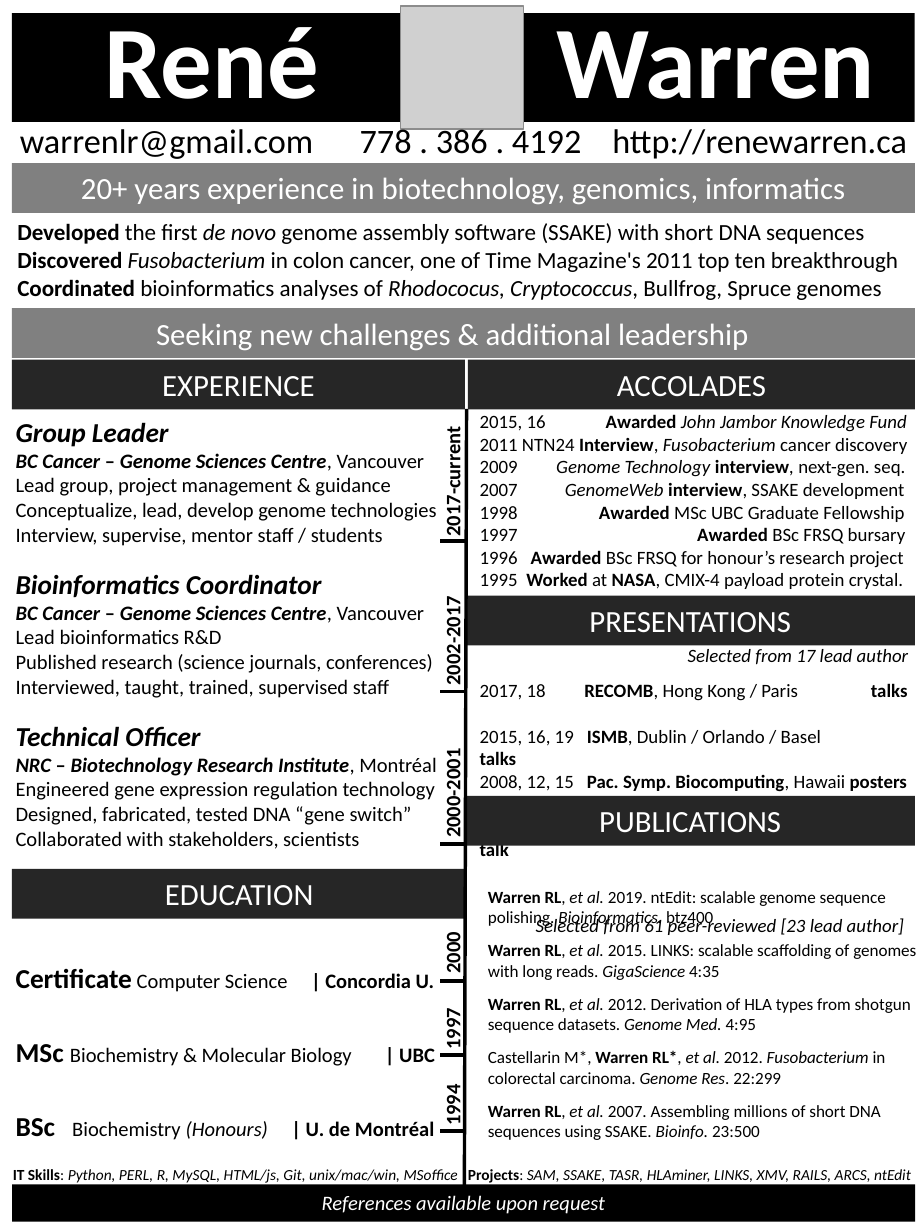
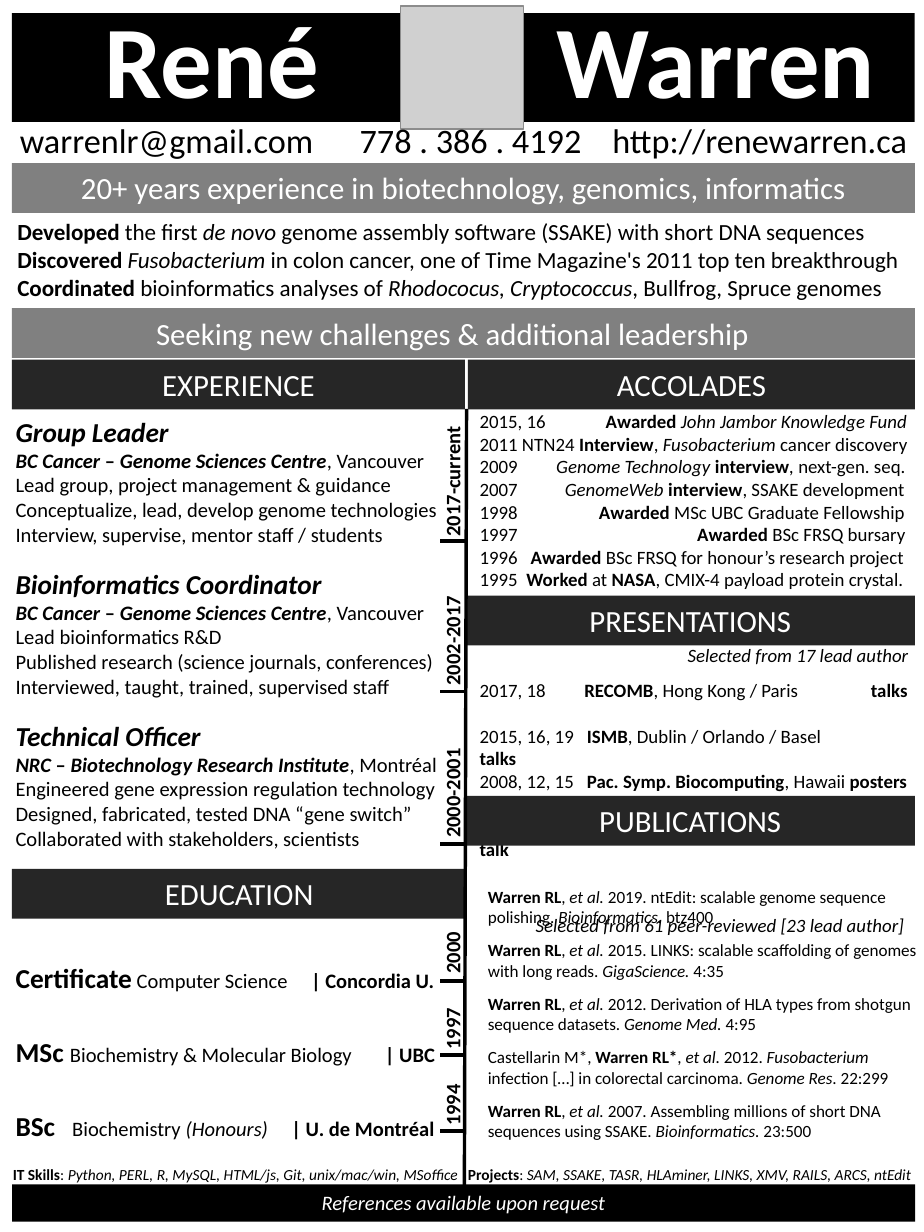
Before and after one commit to warrenlr/warrenlr.github.io, a slide deck: slide 1 of cv/CV_RWARREN_PPT2.pptx. Drawn at 924x1232 pixels with LibreOffice and Linux fonts; fonts in the diff are those of the drawing; grey boxes stand for pictures. Boxes give left, top, right and bottom in pixels: in the first picture for what was removed or moved away, otherwise in the second. Text is boxed around its words. In the diff, an @@ line names an element or a change of style, - is before the commit and + after.

```diff
--- a/cv/CV_RWARREN_PPT2.pptx
+++ b/cv/CV_RWARREN_PPT2.pptx
@@ text at [488,944,916,980]: text changed @@
-Warren RL, et al. 2015. LINKS: scalable scaffolding of genomes with long reads. GigaScience 4:35
+Warren RL, et al. 2015. LINKS: scalable scaffolding of genomes with long reads. GigaScience. 4:35
@@ text at [488,1051,889,1140]: text changed @@
-Castellarin M*, Warren RL*, et al. 2012. Fusobacterium in colorectal carcinoma. Genome Res. 22:299
-Warren RL, et al. 2007. Assembling millions of short DNA sequences using SSAKE. Bioinfo. 23:500
+Castellarin M*, Warren RL*, et al. 2012. Fusobacterium infection […] in colorectal carcinoma. Genome Res. 22:299
+Warren RL, et al. 2007. Assembling millions of short DNA sequences using SSAKE. Bioinformatics. 23:500
```
Also in this commit, not shown: 1 other file.
